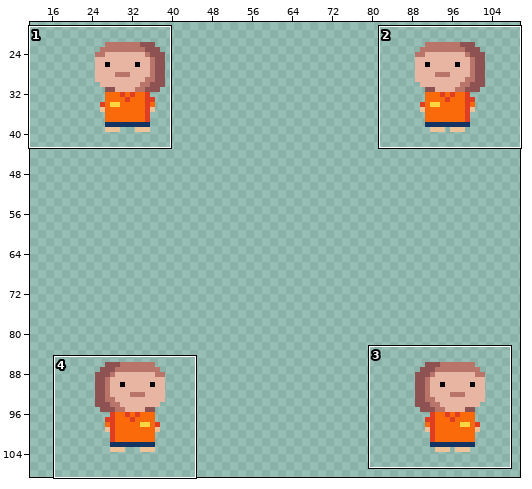
File history of a sprite sheet, assets/RegularDad.png. The picture above shows the old version from afar; the outline marks the close-up.
Close-up. As it was:
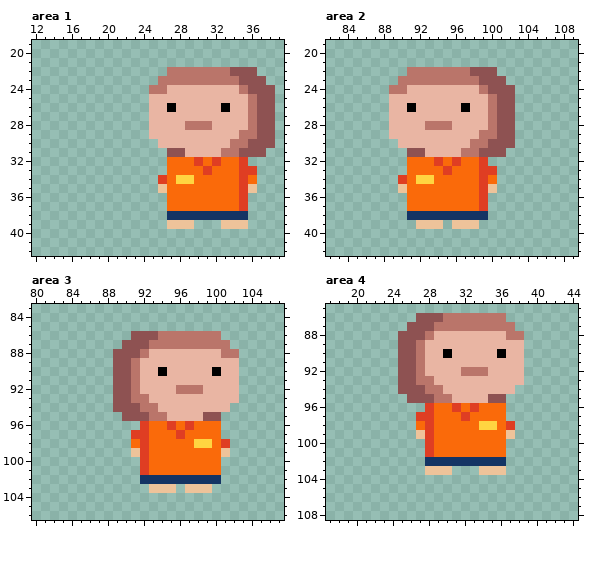
The file is 128x128 pixels. Shown: area 1: x 12..39, y 19..42; area 2: x 82..109, y 19..42; area 3: x 80..107, y 83..106; area 4: x 17..44, y 85..108. The wide view leaves out empty margins.
New version:
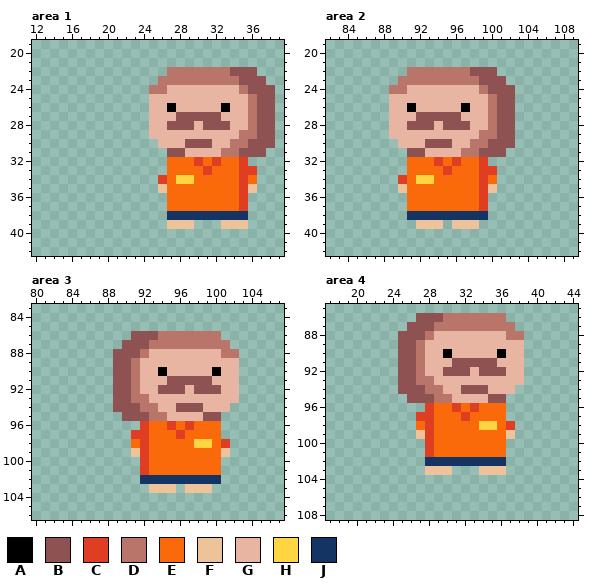
Palette (. is transparent): A #000000  B #8e5252  C #df3e23  D #ba756a  E #fa6a0a  F #eec39a  G #e9b5a3  H #ffd541  J #143464
Log entry: drew the dads
Changes in this commit:
--- area 1
@@ x 25..35 @@
 26 GGAGGGGGAGG
-27 GGGGGGGGGGG
-28 GGGGDDDGGGG
+27 GGGBBBBBGGG
+28 GGBBBGBBBGG
 29 GGGGGGGGGGD
-30 .GGGGGGGGDD
+30 .GGGBBBGGDD
 31 ..BBGGGGDDB
--- area 2
@@ x 89..99 @@
 26 GGAGGGGGAGG
-27 GGGGGGGGGGG
-28 GGGGDDDGGGG
+27 GGGBBBBBGGG
+28 GGBBBGBBBGG
 29 GGGGGGGGGGD
-30 .GGGGGGGGDD
+30 .GGGBBBGGDD
 31 ..BBGGGGDDB
--- area 3
@@ x 92..102 @@
  90 GGAGGGGGAGG
- 91 GGGGGGGGGGG
- 92 GGGGDDDGGGG
+ 91 GGGBBBBBGGG
+ 92 GGBBBGBBBGG
  93 DGGGGGGGGGG
- 94 DDGGGGGGGG.
+ 94 DDGGBBBGGG.
  95 BDDGGGGBB..
--- area 4
@@ x 28..38 @@
  90 GGAGGGGGAGG
- 91 GGGGGGGGGGG
- 92 GGGGDDDGGGG
+ 91 GGGBBBBBGGG
+ 92 GGBBBGBBBGG
  93 DGGGGGGGGGG
- 94 DDGGGGGGGG.
+ 94 DDGGBBBGGG.
  95 BDDGGGGBB..
Where, in picture pixels (left, top, right, bottom), the same in both close-ups:
changed: (167, 112, 230, 148)
changed: (407, 112, 470, 148)
changed: (158, 376, 221, 412)
changed: (443, 358, 506, 394)
